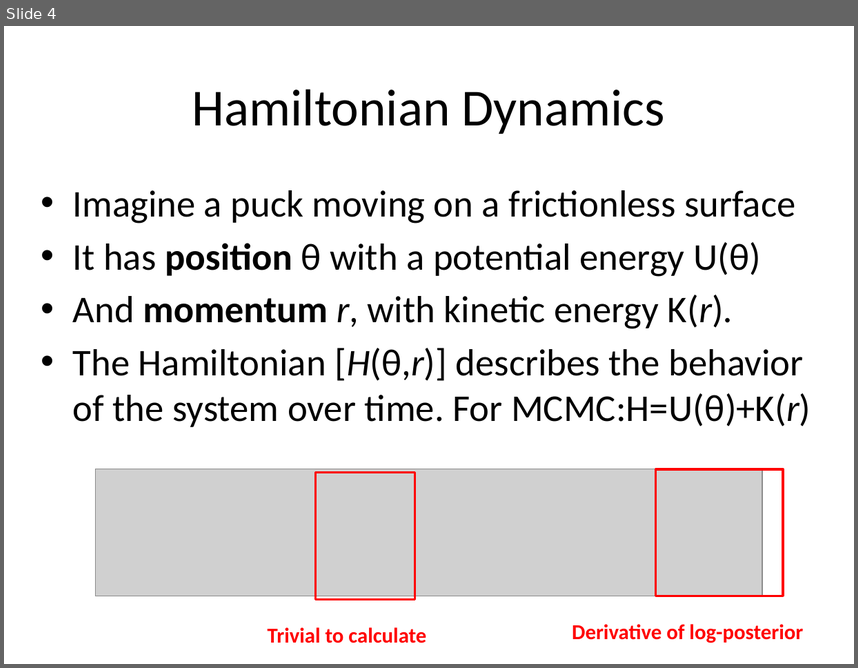
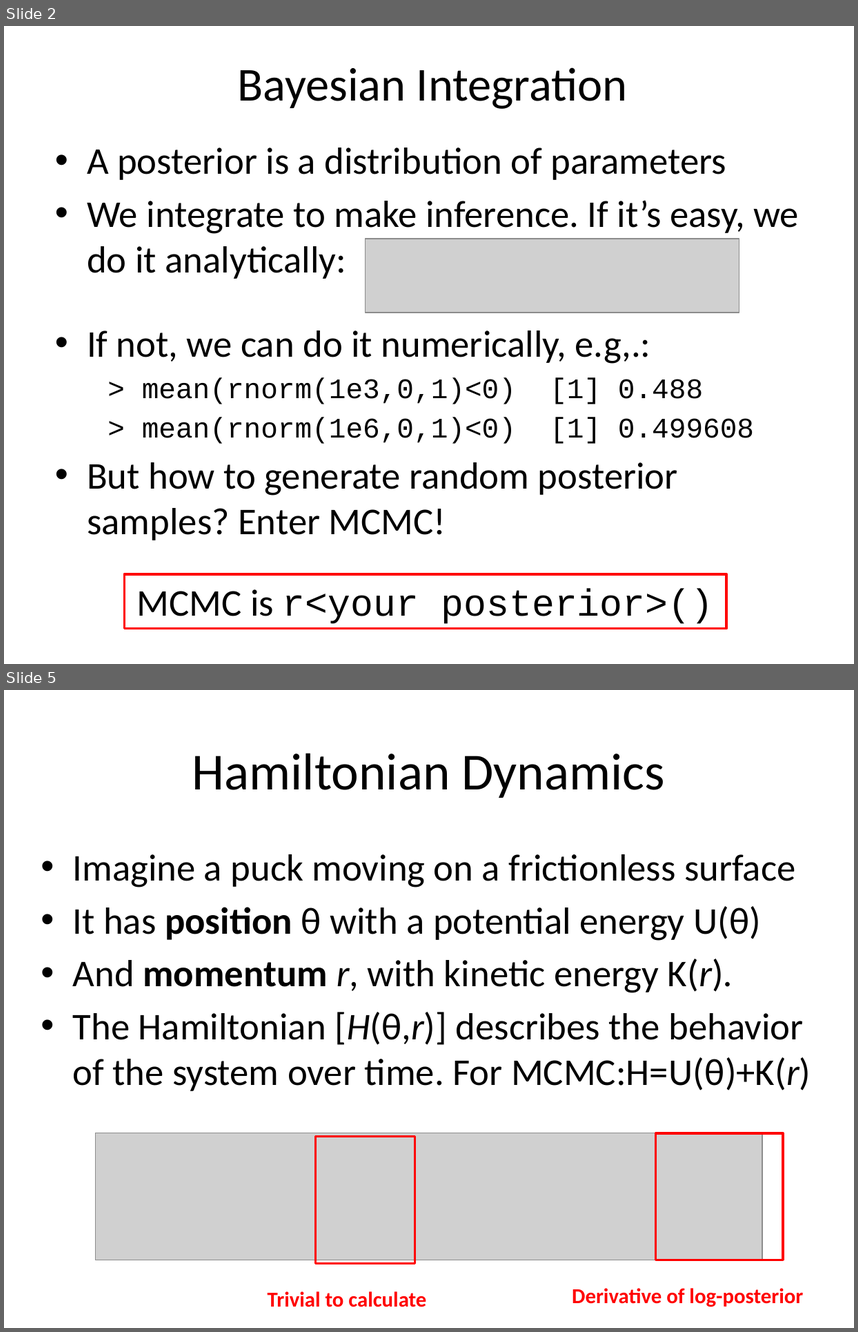
Before and after one commit to TMB-ADMB-Workshops/Feb2016, a slide deck: examples/mcmc/MCMC_in_TMB.pptx. Shown one above the other, each under a label of ours: slide 4 before the commit, slides 2 and 5 after it; the slides between them are not shown. The pictures are 858x668 and 858x1332 pixels, drawn with LibreOffice and Linux fonts; fonts in the diff are those of the drawing; grey boxes stand for pictures. Boxes give left, top, right and bottom in pixels: in the first picture for what was removed or moved away, otherwise in the second. Text is boxed around its words. In the diff, an @@ line names an element or a change of style, - is before the commit and + after.

Commit message:
Update MCMC slides

```diff
--- a/examples/mcmc/MCMC_in_TMB.pptx
+++ b/examples/mcmc/MCMC_in_TMB.pptx
@@ slide 2 added at (4,26,854,664), background #FFFFFF @@
@@ title added at (238,67,627,109), 40 pt, text #000000 @@
+Bayesian Integration
@@ text added at (87,147,799,540), 32 pt, text #000000 @@
+• A posterior is a distribution of parameters
+• We integrate to make inference. If it’s easy, we do it analytically:
+• If not, we can do it numerically, e.g,.:
+> mean(rnorm(1e3,0,1)<0) [1] 0.488
+> mean(rnorm(1e6,0,1)<0) [1] 0.499608
+• But how to generate random posterior samples? Enter MCMC!
@@ picture added at (366,239,740,312) @@
@@ rectangle added at (125,573,726,628), outline #FF0000 2.25 pt, 32 pt, text #000000 @@
+MCMC is r<your posterior>()
@@ what was slide 4 is now slide 5 @@
```
Also in this commit, not shown: 7 slides changed, 2 other slides added.
